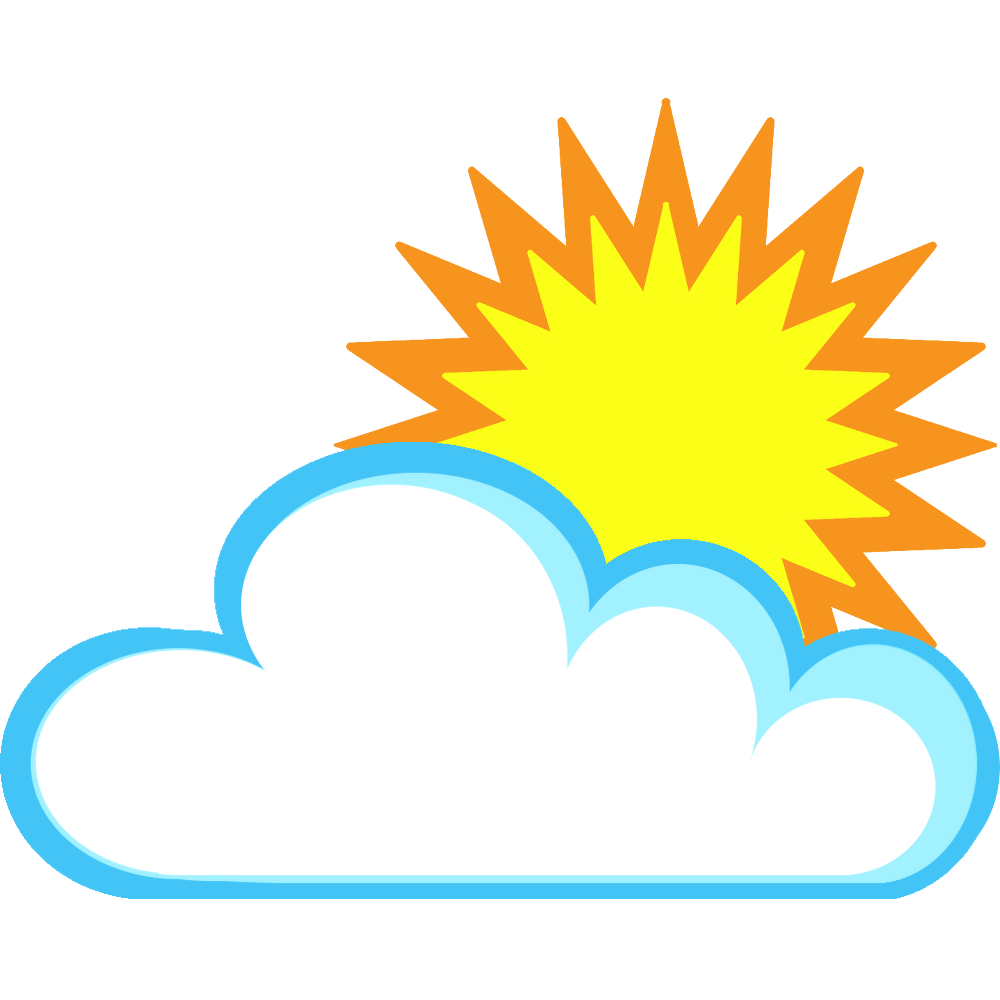
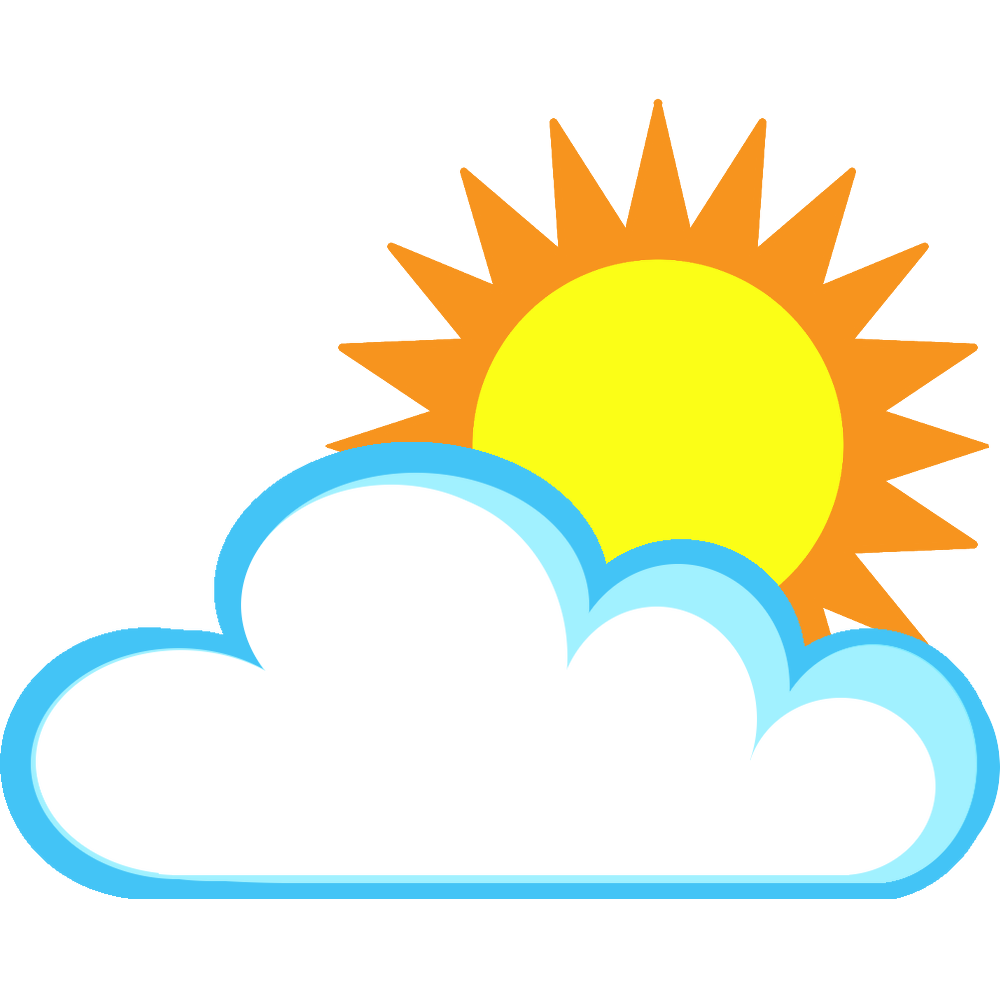
Two versions of the same layered image (1000x1000). Layer-by-layer changes:
renamed "sun" to "sun.png", painted on it over [325, 97, 999, 649]
